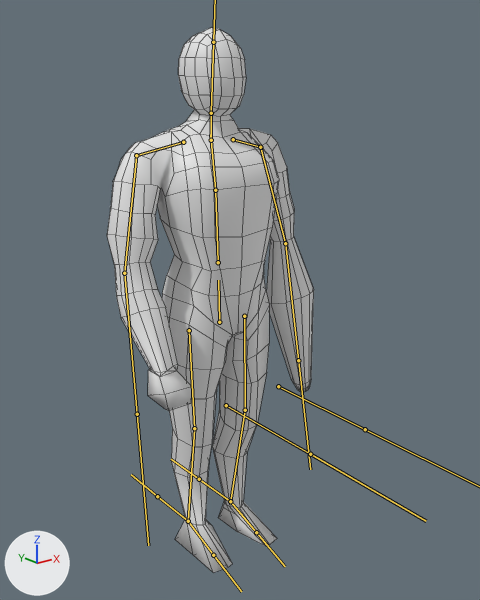
Before and after pictures for a commit that changed the FBX model Hayes_Ethan_collab/Assets/Models/Player/PlayerModel.fbx.
Both versions are drawn from a camera (50 mm lens) standing at (-1.56, -2.13, 1.84) and looking at (0.13, -0.02, 1.0). Every picture has the same lights, and +X, +Y and +Z are marked at lower left. The bones that bend it are drawn over the model as lines. Mesh edges are drawn as thin lines.
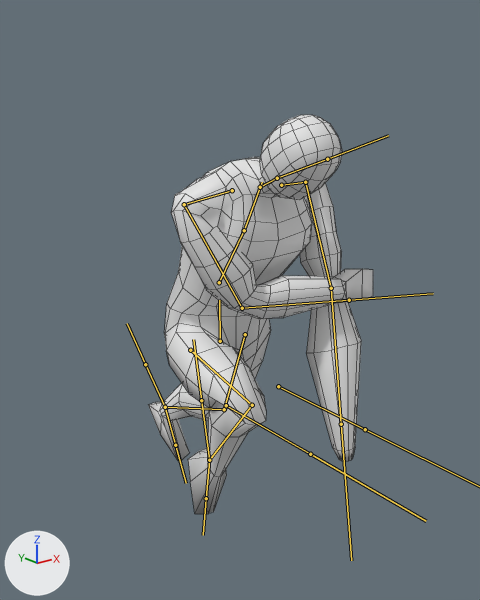
The newer file adds an action. The first version stands in its rest pose; the second is drawn at frame 20 of the action 'Sprint_Aim'.

What differs and where, as boxes (x1, y1, x2, y2) in the pictures (480 x 600 px):
'Mesh', posed (8% wider, 27% shorter): before (107, 27, 314, 573); after (149, 115, 373, 514)
bone 'Hips', root to tip: before (219, 322) to (218, 280); after (220, 341) to (219, 300)
bone 'Spine', root to tip: before (218, 262) to (215, 190); after (219, 282) to (244, 230)
bone 'Neck', root to tip: before (211, 140) to (211, 113); after (260, 187) to (277, 178)
bone 'UpperArm.L', root to tip: before (260, 147) to (285, 243); after (305, 182) to (331, 288)
bone 'LowerArm.L', root to tip: before (285, 243) to (298, 360); after (331, 288) to (341, 424)
bone 'Shoulder.R', root to tip: before (183, 142) to (136, 155); after (232, 190) to (184, 204)
bone 'UpperArm.R', root to tip: before (136, 155) to (124, 273); after (184, 204) to (242, 308)
bone 'LowerArm.R', root to tip: before (124, 273) to (137, 414); after (242, 308) to (349, 300)
bone 'Thigh.L', root to tip: before (244, 316) to (245, 410); after (245, 334) to (224, 409)
bone 'Calf.L', root to tip: before (245, 410) to (230, 501); after (224, 409) to (165, 407)
bone 'Foot.L', root to tip: before (230, 501) to (256, 532); after (165, 407) to (175, 445)
bone 'Thigh.R', root to tip: before (189, 330) to (194, 428); after (190, 350) to (252, 405)
bone 'Calf.R', root to tip: before (194, 428) to (188, 521); after (252, 405) to (209, 460)
bone 'Foot.R', root to tip: before (188, 521) to (213, 555); after (209, 460) to (206, 498)

The change, as a diff of the scene's bpy script:
```diff
--- a/Hayes_Ethan_collab/Assets/Models/Player/PlayerModel.fbx.py
+++ b/Hayes_Ethan_collab/Assets/Models/Player/PlayerModel.fbx.py
@@ bone_hips @@
 bone_hips = bpy.data.objects['Armature'].pose.bones['Hips']
-bone_hips.location = (0.0, 0.0, 0.0)
+bone_hips.location = (0.002, -0.086, 0.001)
@@ bone_spine @@
 bone_spine = bpy.data.objects['Armature'].pose.bones['Spine']  # child of 'Hips'
-bone_spine.rotation_quaternion = (1.0, 0.0, 0.0, 0.0)  # degrees (0, 0, 0)
+bone_spine.rotation_quaternion = (0.951, 0.31, 0.0, 0.0)  # degrees (36, 0, 0)
@@ bone_neck @@
 bone_neck = bpy.data.objects['Armature'].pose.bones['Neck']  # child of 'Chest'
-bone_neck.rotation_quaternion = (1.0, 0.0, 0.0, 0.0)  # degrees (0, 0, 0)
+bone_neck.rotation_quaternion = (0.967, 0.256, 0.0, 0.0)  # degrees (30, 0, 0)
@@ bone_upperarm_l @@
 bone_upperarm_l = bpy.data.objects['Armature'].pose.bones['UpperArm.L']  # child of 'Shoulder.L'
-bone_upperarm_l.rotation_quaternion = (1.0, 0.0, 0.0, 0.0)  # degrees (0, 0, 0)
+bone_upperarm_l.rotation_quaternion = (0.914, 0.394, -0.067, -0.072)  # degrees (47, -4, -11)
@@ bone_lowerarm_l @@
 bone_lowerarm_l = bpy.data.objects['Armature'].pose.bones['LowerArm.L']  # child of 'UpperArm.L'
-bone_lowerarm_l.rotation_quaternion = (1.0, 0.0, 0.0, 0.0)  # degrees (0, 0, 0)
+bone_lowerarm_l.rotation_quaternion = (1.0, -0.021, 0.001, 0.0)  # degrees (-2, 0, 0)
@@ bone_shoulder_r @@
 bone_shoulder_r = bpy.data.objects['Armature'].pose.bones['Shoulder.R']  # child of 'Chest'
-bone_shoulder_r.rotation_quaternion = (1.0, 0.0, 0.0, 0.0)  # degrees (0, 0, 0)
+bone_shoulder_r.rotation_quaternion = (0.993, 0.113, -0.026, -0.006)  # degrees (13, -3, -1)
@@ bone_upperarm_r @@
 bone_upperarm_r = bpy.data.objects['Armature'].pose.bones['UpperArm.R']  # child of 'Shoulder.R'
-bone_upperarm_r.rotation_quaternion = (1.0, 0.0, 0.0, 0.0)  # degrees (0, 0, 0)
+bone_upperarm_r.rotation_quaternion = (0.893, 0.359, 0.091, 0.255)  # degrees (43, -1, 31)
@@ bone_lowerarm_r @@
 bone_lowerarm_r = bpy.data.objects['Armature'].pose.bones['LowerArm.R']  # child of 'UpperArm.R'
-bone_lowerarm_r.rotation_quaternion = (1.0, 0.0, 0.0, 0.0)  # degrees (0, 0, 0)
+bone_lowerarm_r.rotation_quaternion = (0.92, -0.022, 0.021, 0.391)  # degrees (-1, 3, 46)
@@ bone_thigh_l @@
 bone_thigh_l = bpy.data.objects['Armature'].pose.bones['Thigh.L']  # child of 'Hips'
-bone_thigh_l.rotation_quaternion = (1.0, 0.0, 0.0, 0.0)  # degrees (0, 0, 0)
+bone_thigh_l.rotation_quaternion = (0.983, -0.185, 0.014, -0.002)  # degrees (-21, 2, -1)
@@ bone_calf_l @@
 bone_calf_l = bpy.data.objects['Armature'].pose.bones['Calf.L']  # child of 'Thigh.L'
-bone_calf_l.rotation_quaternion = (1.0, 0.0, 0.0, 0.0)  # degrees (0, 0, 0)
+bone_calf_l.rotation_quaternion = (0.942, -0.334, 0.0, -0.023)  # degrees (-39, -1, -3)
@@ bone_foot_l @@
 bone_foot_l = bpy.data.objects['Armature'].pose.bones['Foot.L']  # child of 'Calf.L'
-bone_foot_l.rotation_quaternion = (1.0, 0.0, 0.0, 0.0)  # degrees (0, 0, 0)
+bone_foot_l.rotation_quaternion = (0.992, 0.123, 0.004, 0.026)  # degrees (14, 0, 3)
@@ bone_thigh_r @@
 bone_thigh_r = bpy.data.objects['Armature'].pose.bones['Thigh.R']  # child of 'Hips'
-bone_thigh_r.rotation_quaternion = (1.0, 0.0, 0.0, 0.0)  # degrees (0, 0, 0)
+bone_thigh_r.rotation_quaternion = (0.771, 0.636, 0.017, -0.034)  # degrees (79, 4, -2)
@@ bone_calf_r @@
 bone_calf_r = bpy.data.objects['Armature'].pose.bones['Calf.R']  # child of 'Thigh.R'
-bone_calf_r.rotation_quaternion = (1.0, 0.0, 0.0, 0.0)  # degrees (0, 0, 0)
+bone_calf_r.rotation_quaternion = (0.579, -0.813, 0.0, 0.057)  # degrees (-109, 5, 4)
@@ bone_foot_r @@
 bone_foot_r = bpy.data.objects['Armature'].pose.bones['Foot.R']  # child of 'Calf.R'
-bone_foot_r.rotation_quaternion = (1.0, 0.0, 0.0, 0.0)  # degrees (0, 0, 0)
+bone_foot_r.rotation_quaternion = (0.904, -0.427, -0.017, -0.033)  # degrees (-50, -3, -3)
```
